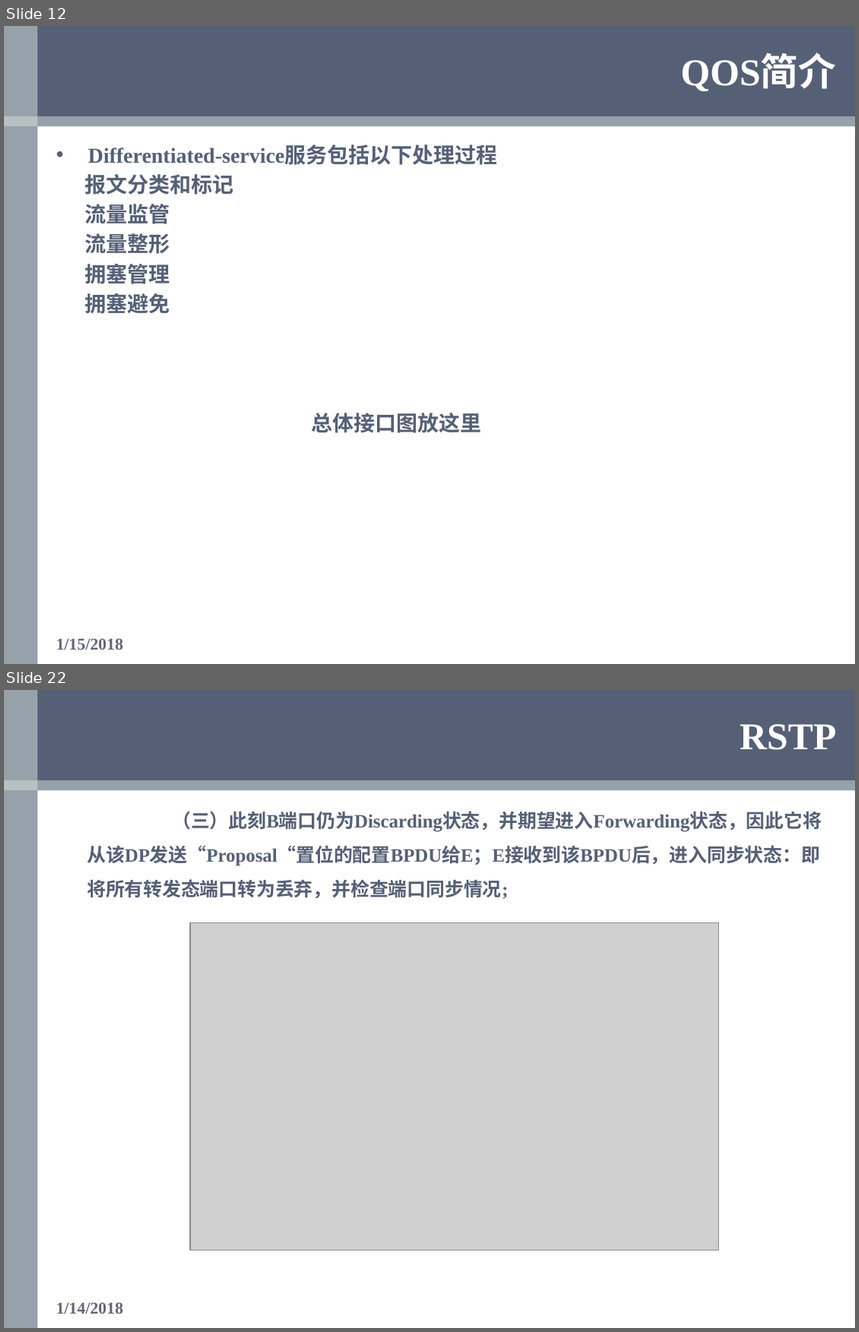
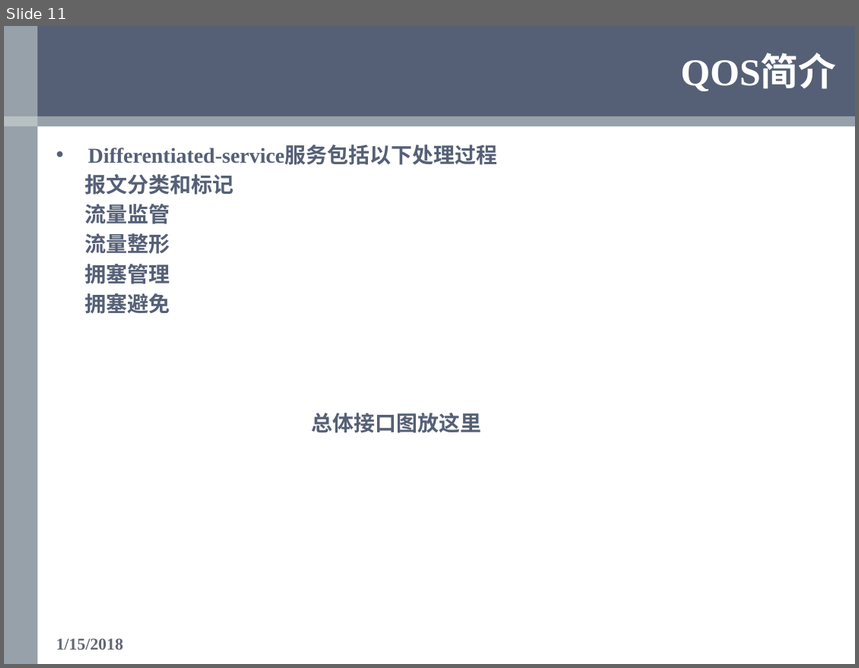
Before and after one commit to OOCC/PlanGIt, a slide deck: Personal/xueyu/Work/银河风云/QOS/QOS学习报告—薛雨.pptx. Shown one above the other, each under a label of ours: slides 12 and 22 before the commit, slide 11 after it; the slides between them are not shown. The pictures are 859x1332 and 859x668 pixels, drawn with LibreOffice and Linux fonts; fonts in the diff are those of the drawing; grey boxes stand for pictures; background and template pictures are left out. Boxes give left, top, right and bottom in pixels: in the first picture for what was removed or moved away, otherwise in the second. Text is boxed around its words. In the diff, an @@ line names an element or a change of style, - is before the commit and + after.

```diff
--- a/Personal/xueyu/Work/银河风云/QOS/QOS学习报告—薛雨.pptx
+++ b/Personal/xueyu/Work/银河风云/QOS/QOS学习报告—薛雨.pptx
@@ slide 22 removed at (x1=4, y1=690, x2=855, y2=1328), background #FFFFFF; not listed: 4 template elements that a slide beside it also shows @@
@@ title removed at (x1=740, y1=724, x2=836, y2=750) @@
-RSTP
@@ text removed at (x1=87, y1=811, x2=822, y2=899) @@
-（三）此刻B端口仍为Discarding状态，并期望进入Forwarding状态，因此它将从该DP发送“Proposal“置位的配置BPDU给E；E接收到该BPDU后，进入同步状态：即将所有转发态端口转为丢弃，并检查端口同步情况;
@@ picture removed at (x1=190, y1=923, x2=719, y2=1250) @@
@@ text removed at (x1=56, y1=1303, x2=123, y2=1314) @@
-1/14/2018
@@ what was slide 12 is now slide 11 @@
```
Also in this commit, not shown: 11 slides changed, 15 slides added, 27 other slides removed.
